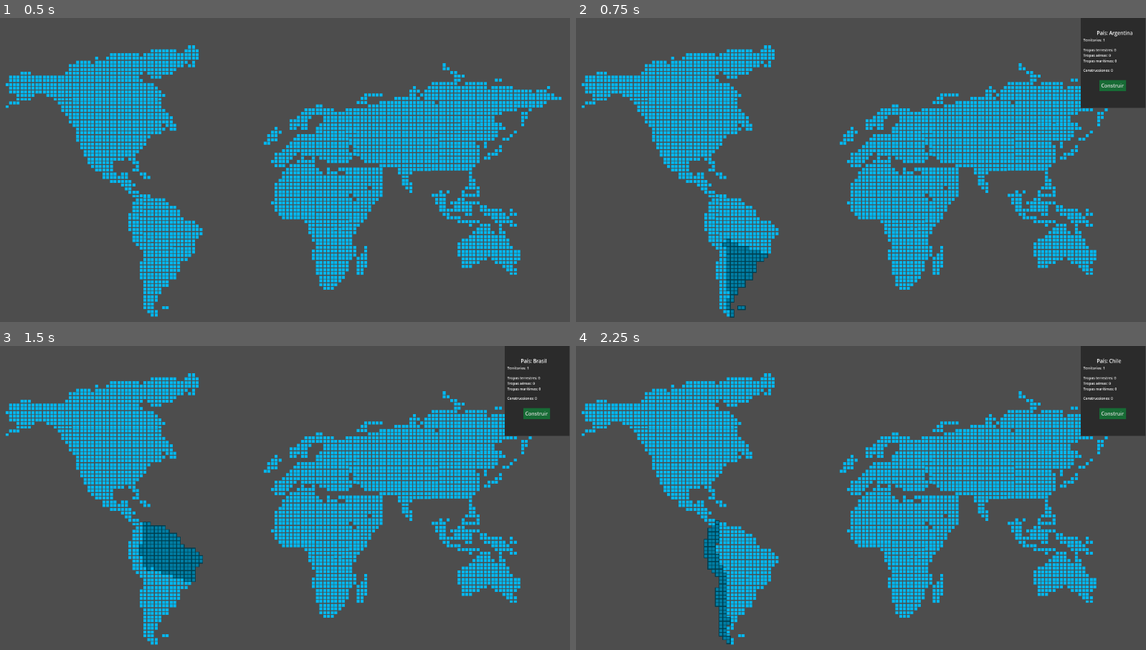
Above: before the commit, frames 1-4 (two rows, left to right).
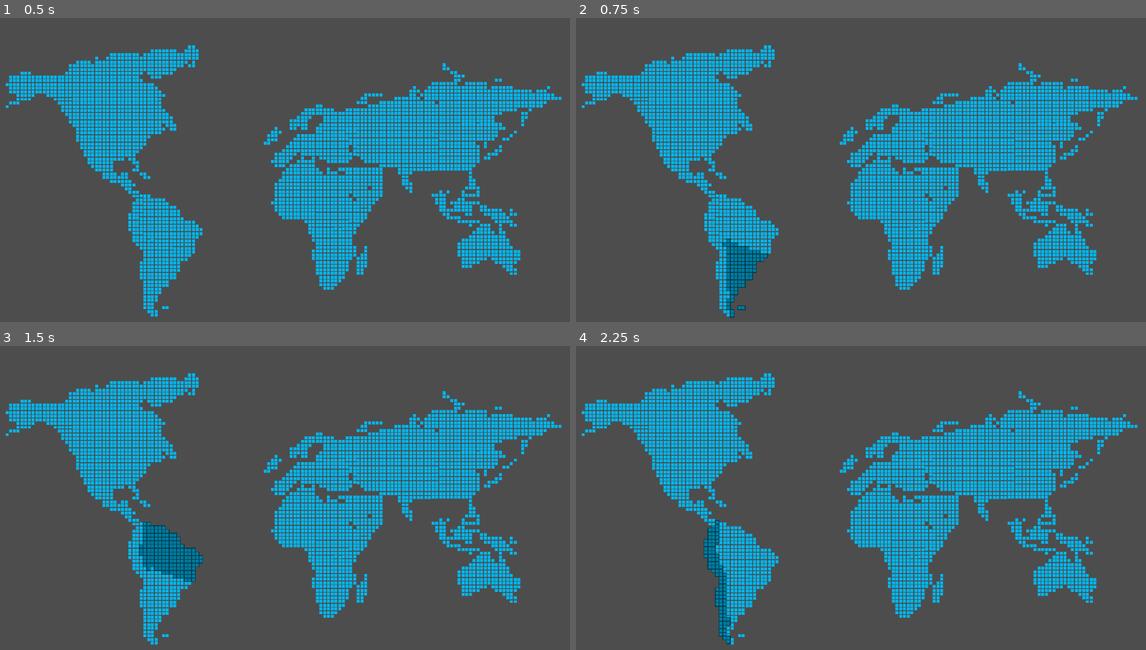
Above: after the commit, the same moments.

Repository: bula393/juegoMundialRTS
Game: Godot game, scene res://scenes/level.tscn
The game is run twice, just before and just after one commit, with the same random seed, the same clock (stepped at 60 frames per second) and the same inputs.
Inputs (mouse positions are in pixels of both pictures, inside the frame that each line leads up to):
- Up to frame 1 (0.5 s): no input
- Up to frame 2 (0.75 s): click (747, 279) at 0.5 s
- Up to frame 3 (1.5 s): click (171, 552) at 1.25 s
- Up to frame 4 (2.25 s): click (718, 583) at 2 s

Frame 1 is identical in both runs. In frame 2, 3.2% of the frame differs, in the area x 88-100%, y 0-30%; in frame 3, 3.2%; in frame 4, 3.2%.
Error after the commit: Invalid access to property or key 'tropasAerias' on a base object of type 'Node (PaisJugable)'. (res://scripts/menu_pais.gd:15)

Commit message:
logica de generacion de tropas iniciada

Diff:
--- a/rts-mundial/scripts/construccion.gd
+++ b/rts-mundial/scripts/construccion.gd
@@ -1,6 +1,7 @@
 extends Node
 class_name Construccion
 
+var nombre
 var tiempoDeConstruccion
 var maderaNecesaria
 var metalNecesaria
@@ -13,6 +14,10 @@
 func puedeConstruirse(madera: int,metal: int, petrolio : int) -> bool:
 	return madera>=maderaNecesaria and metal>=metalNecesaria and petrolio>=petrolioNecesaria
 
+
+func puedeProducir() -> bool:
+	return tiempoEnfriamiento >= 0
+
 # Called when the node enters the scene tree for the first time.
 func _ready() -> void:
 	pass # Replace with function body.
--- a/rts-mundial/scripts/paisJugable.gd
+++ b/rts-mundial/scripts/paisJugable.gd
@@ -8,7 +8,7 @@
 var construccionesEnProceso :Array[Construccion] = []
 var tropasTerrestres = 0
 var tropasMaritimas = 0
-var	tropasAerias = 0
+var	tropasAereas = 0
 var madera = 0
 var metal = 0
 var petroleo = 0
@@ -51,11 +51,29 @@
 func construir(c : Construccion) -> void:
 	if not c.puedeConstruirse(madera,metal,petroleo):
 		return
+	madera -= c.maderaNecesaria
+	metal -= c.metalNecesaria
+	petroleo -= c.petrolioNecesaria
 	construccionesEnProceso.append(c)
 
 func revisarConstruccionesEnProceso() -> void:
 	for c in construccionesEnProceso:
 		c.tiempoDeConstruccion -1
 		if c.tiempoEnfriamiento <= 0 :
+
 			construccionesEnProceso.erase(c)
 			construccionesHechas.append(c)
+
+
+func generarTropas() -> void:
+	for contruccion in construccionesHechas:
+		if contruccion.puedeProducir():
+			match contruccion.nombre:
+				"cuartel":
+					tropasTerrestres += contruccion.tropasProducidas
+				"baseNaval":
+					tropasMaritimas += contruccion.tropasProducidas
+				"aeródromoMilitar":
+					tropasAereas += contruccion.tropasProducidas
+		else :
+			contruccion.tiempoEnfriamiento -= 1
